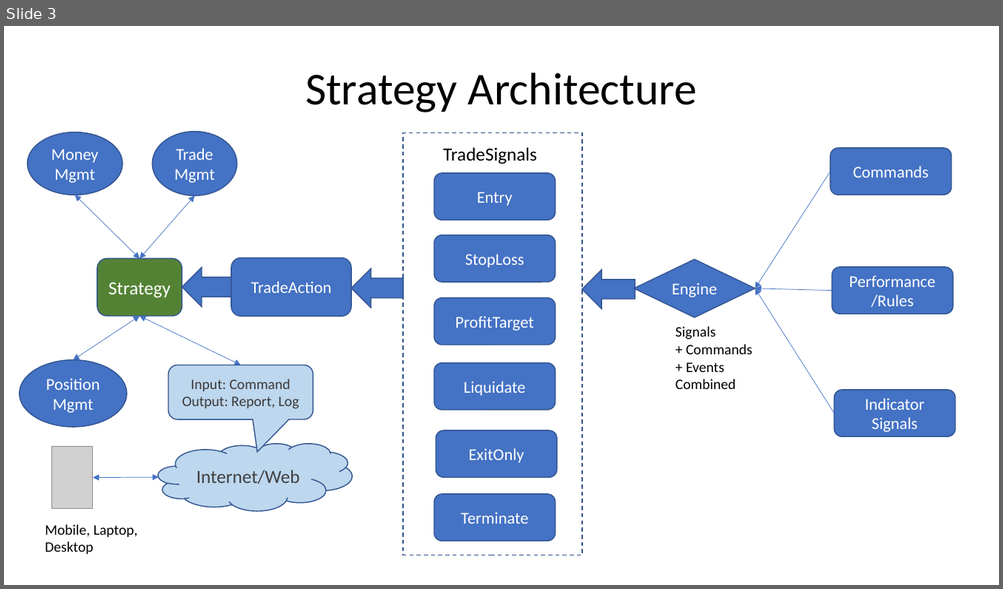
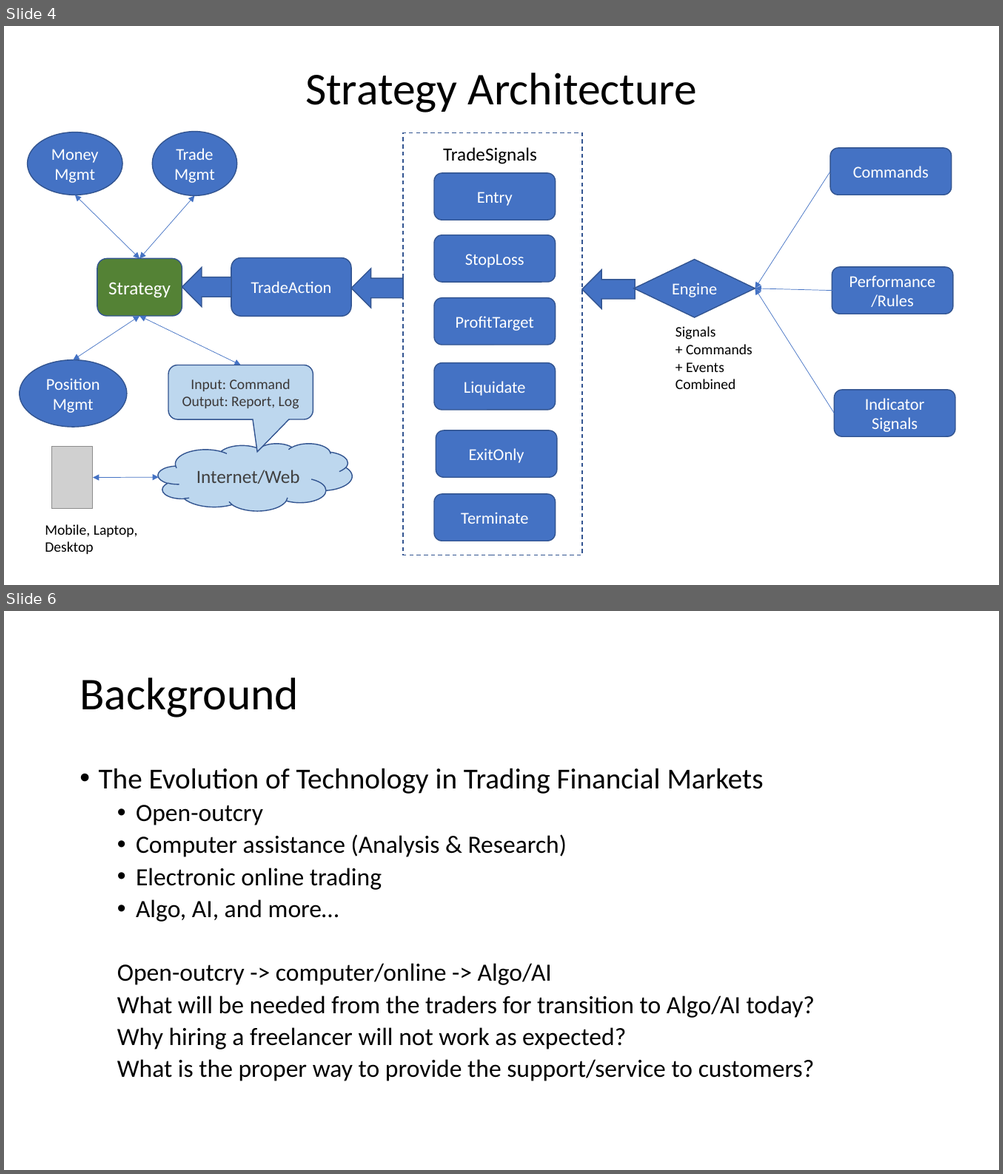
Before and after one commit to gerryzhou/targetrichtrades, a slide deck: NT8/Ninjatrader-web.pptx. Shown one above the other, each under a label of ours: slide 3 before the commit, slides 4 and 6 after it; the slides between them are not shown. The pictures are 1003x589 and 1003x1174 pixels, drawn with LibreOffice and Linux fonts; fonts in the diff are those of the drawing; grey boxes stand for pictures. Boxes give left, top, right and bottom in pixels: in the first picture for what was removed or moved away, otherwise in the second. Text is boxed around its words. In the diff, an @@ line names an element or a change of style, - is before the commit and + after.

```diff
--- a/NT8/Ninjatrader-web.pptx
+++ b/NT8/Ninjatrader-web.pptx
@@ slide 6 added at (x1=4, y1=611, x2=999, y2=1170), background #FFFFFF @@
@@ title added at (x1=79, y1=678, x2=299, y2=718), 44 pt, text #000000 @@
+Background
@@ text added at (x1=99, y1=768, x2=815, y2=1082), 24 pt, text #000000 @@
+• The Evolution of Technology in Trading Financial Markets
+  • Open-outcry
+  • Computer assistance (Analysis & Research)
+  • Electronic online trading
+  • Algo, AI, and more…
+  Open-outcry -> computer/online -> Algo/AI
+  What will be needed from the traders for transition to Algo/AI today?
+  Why hiring a freelancer will not work as expected?
+  What is the proper way to provide the support/service to customers?
@@ what was slide 3 is now slide 4 @@
```
Also in this commit, not shown: 6 other slides added, 20 other files.
